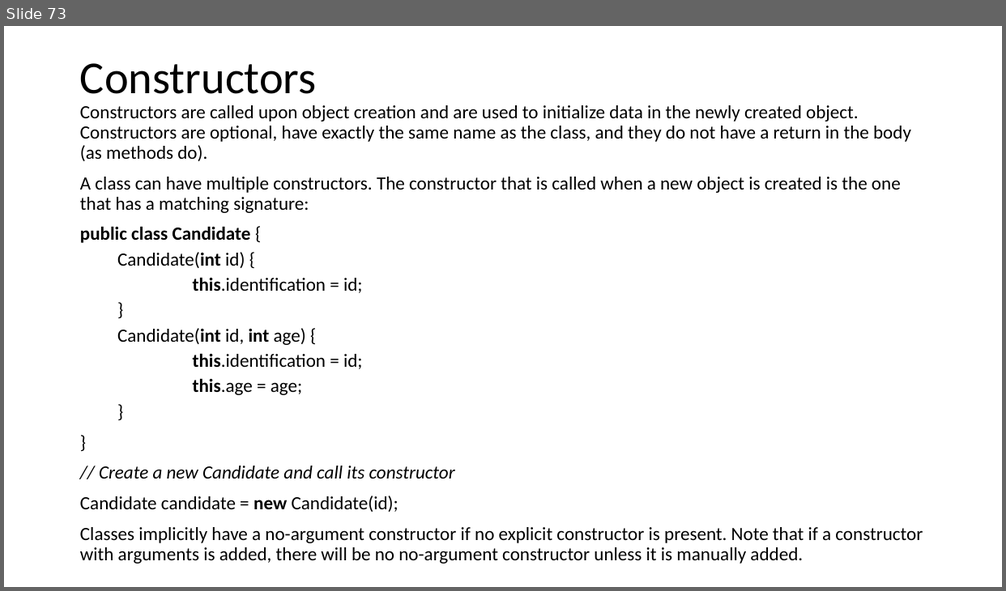
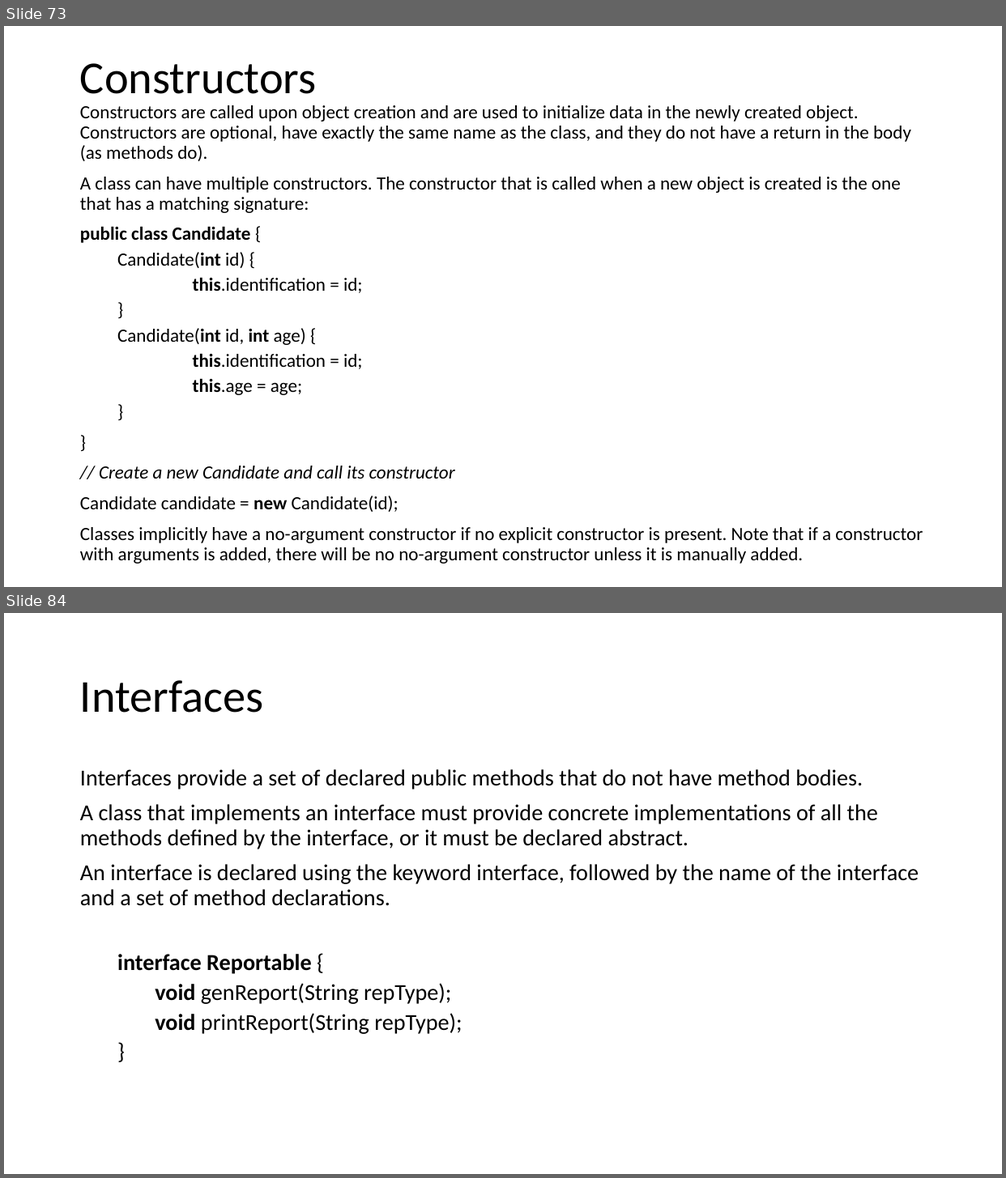
Before and after one commit to VeerababuK/Core-Java, a slide deck: Java Basics.pptx. Shown one above the other, each under a label of ours: slide 73 before the commit, slides 73 and 84 after it; the slides between them are not shown. The pictures are 1006x591 and 1006x1178 pixels, drawn with LibreOffice and Linux fonts; fonts in the diff are those of the drawing. Boxes give left, top, right and bottom in pixels: in the first picture for what was removed or moved away, otherwise in the second. Text is boxed around its words. In the diff, an @@ line names an element or a change of style, - is before the commit and + after.

```diff
--- a/Java Basics.pptx
+++ b/Java Basics.pptx
@@ slide 84 added at box(4, 613, 1002, 1174), background #FFFFFF @@
@@ title added at box(80, 680, 264, 713), 44 pt, text #000000 @@
+Interfaces
@@ text added at box(80, 769, 918, 1034), 22 pt, text #000000 @@
+Interfaces provide a set of declared public methods that do not have method bodies.
+A class that implements an interface must provide concrete implementations of all the methods defined by the interface, or it must be declared abstract.
+An interface is declared using the keyword interface, followed by the name of the interface and a set of method declarations.
+  interface Reportable {
+    void genReport(String repType);
+    void printReport(String repType);
+  }
```
Also in this commit, not shown: 39 other slides added.
